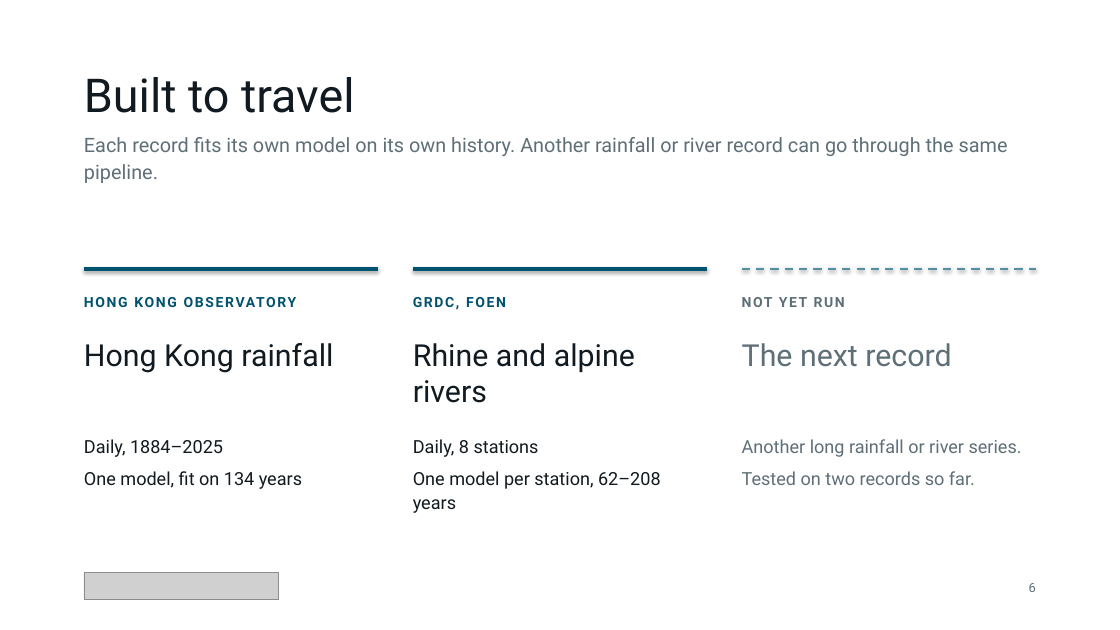
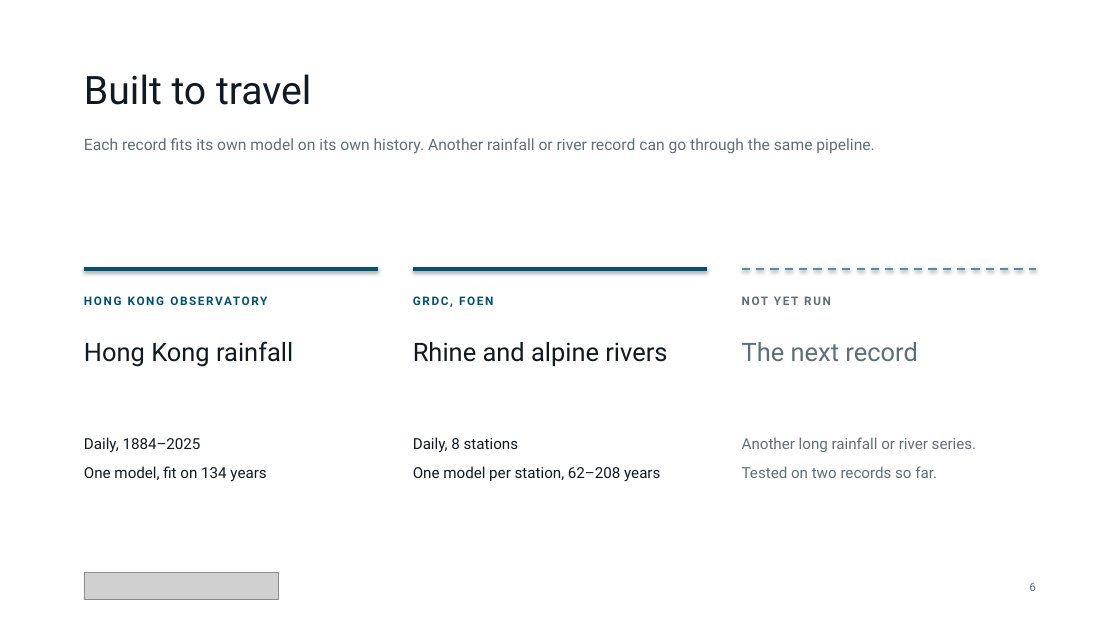
Before and after one commit to qintheory/noea, a slide deck: slide 6 of docs/noea-introduction.pptx. Drawn at 1120x630 pixels with LibreOffice and Linux fonts; fonts in the diff are those of the drawing; grey boxes stand for pictures. Boxes give left, top, right and bottom in pixels: in the first picture for what was removed or moved away, otherwise in the second. Text is boxed around its words. In the diff, an @@ line names an element or a change of style, - is before the commit and + after.

```diff
--- a/docs/noea-introduction.pptx
+++ b/docs/noea-introduction.pptx
@@ text "Built to travel" at <box>84,74,311,105</box>: size 40 to 33.6 pt @@
@@ text "Each record fits its own ..." at <box>84,138,874,154</box>: size 17 to 13.4 pt; line spacing 1.12 to 1 @@
@@ size 12 to 10.1 pt in 3 elements at <box>84,294,378,319</box>, <box>413,296,493,307</box>, <box>742,294,1036,319</box> @@
@@ size 26 to 21.8 pt in 3 elements at <box>84,341,293,367</box>, <box>413,342,667,367</box>, <box>742,342,917,361</box> @@
@@ size 15.5 to 13 pt in 3 elements at <box>84,437,266,482</box>, <box>413,437,660,482</box>, <box>742,437,976,478</box> @@
```
Also in this commit, not shown: 6 other slides changed, 4 other files.
